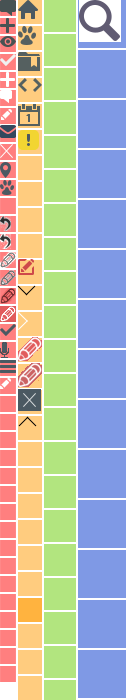
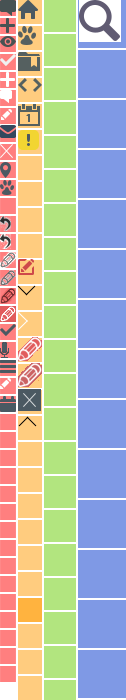
Comparing the layer stacks of the two w=126, h=700 images. Changes:
added layer "Layer 51" in group "12" over [0, 396, 16, 412]
